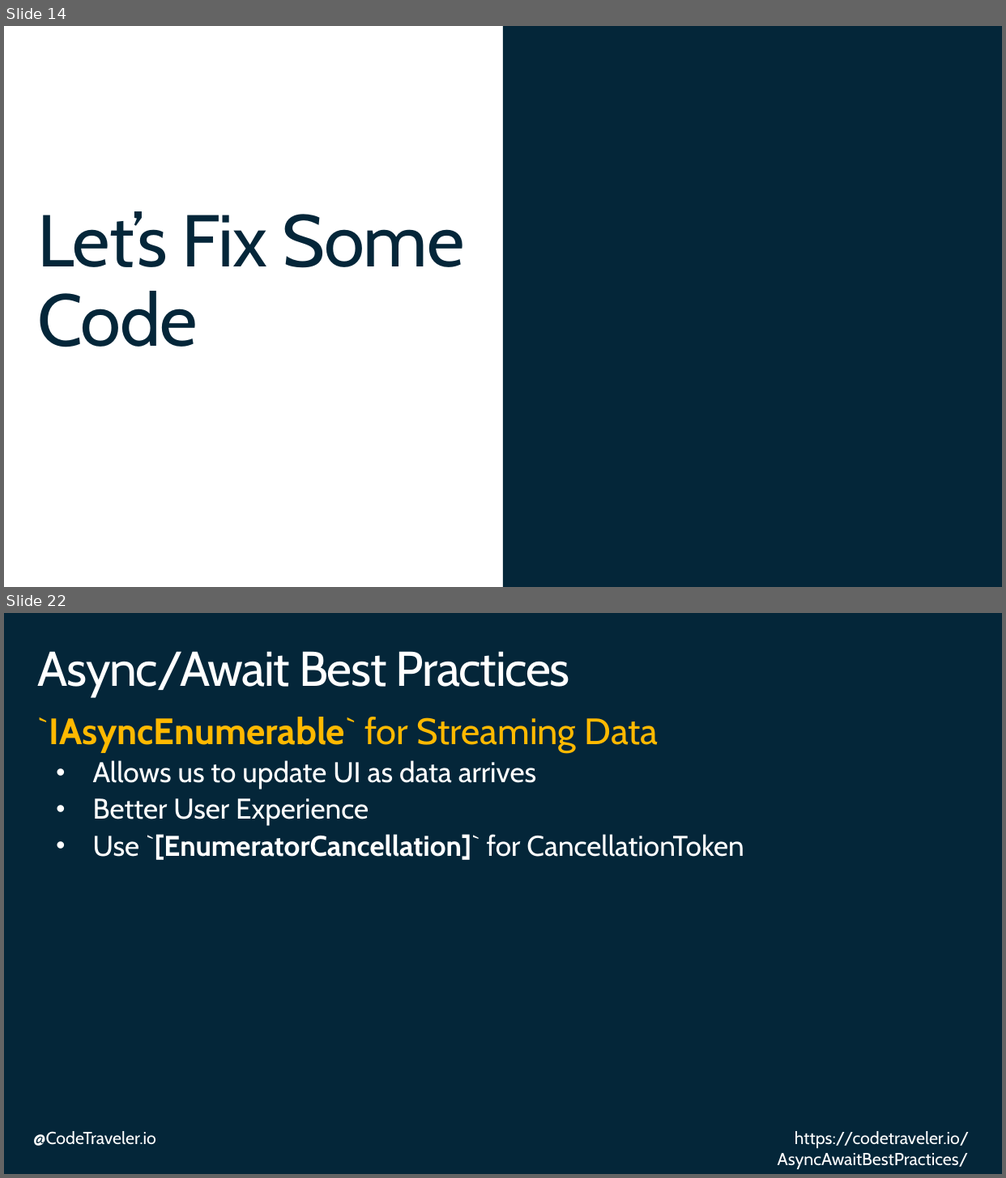
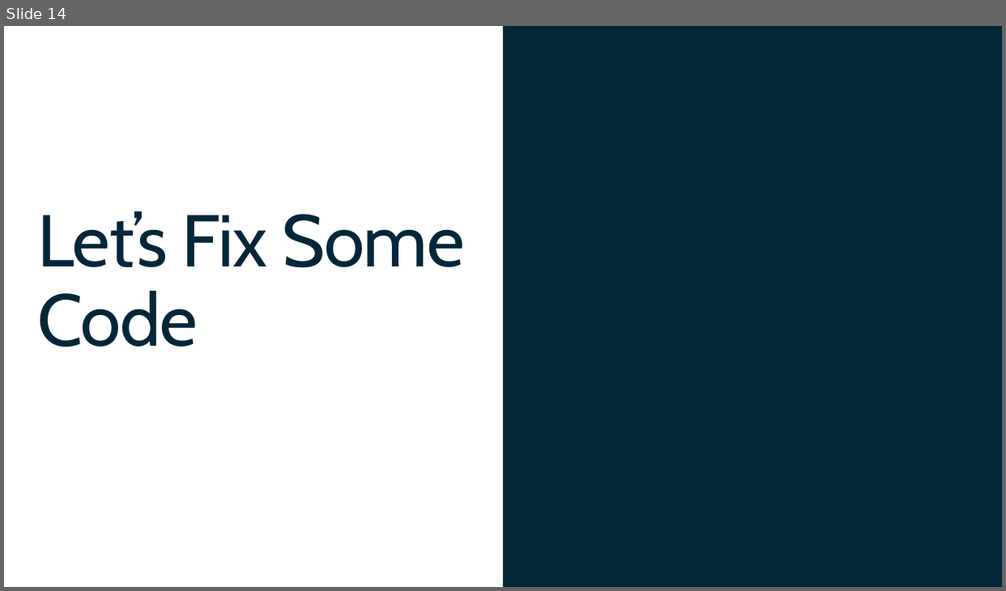
Before and after one commit to TheCodeTraveler/BecomeAnExpertWithAsyncAwait, a slide deck: 1. Thread Switching and Compiler Generatoed Code/ThreadSwitchingAndCompilerGeneratedCode.pptx. Shown one above the other, each under a label of ours: slides 14 and 22 before the commit, slide 14 after it; the slides between them are not shown. The pictures are 1006x1178 and 1006x591 pixels, drawn with LibreOffice and Linux fonts; fonts in the diff are those of the drawing; background and template pictures are left out. Boxes give left, top, right and bottom in pixels: in the first picture for what was removed or moved away, otherwise in the second. Text is boxed around its words. In the diff, an @@ line names an element or a change of style, - is before the commit and + after.

```diff
--- a/1. Thread Switching and Compiler Generatoed Code/ThreadSwitchingAndCompilerGeneratedCode.pptx
+++ b/1. Thread Switching and Compiler Generatoed Code/ThreadSwitchingAndCompilerGeneratedCode.pptx
@@ slide 22 removed at bbox=[4, 613, 1002, 1174], background #042639 @@
@@ title removed at bbox=[38, 651, 570, 696] @@
-Async/Await Best Practices
@@ text removed at bbox=[38, 717, 744, 860] @@
-`IAsyncEnumerable` for Streaming Data
-  • Allows us to update UI as data arrives
-  • Better User Experience
-  • Use `[EnumeratorCancellation]` for CancellationToken
@@ text removed at bbox=[33, 1131, 156, 1146] @@
-@CodeTraveler.io
@@ text removed at bbox=[778, 1131, 969, 1170] @@
-https://codetraveler.io/AsyncAwaitBestPractices/
```
Also in this commit, not shown: 12 other slides removed.
